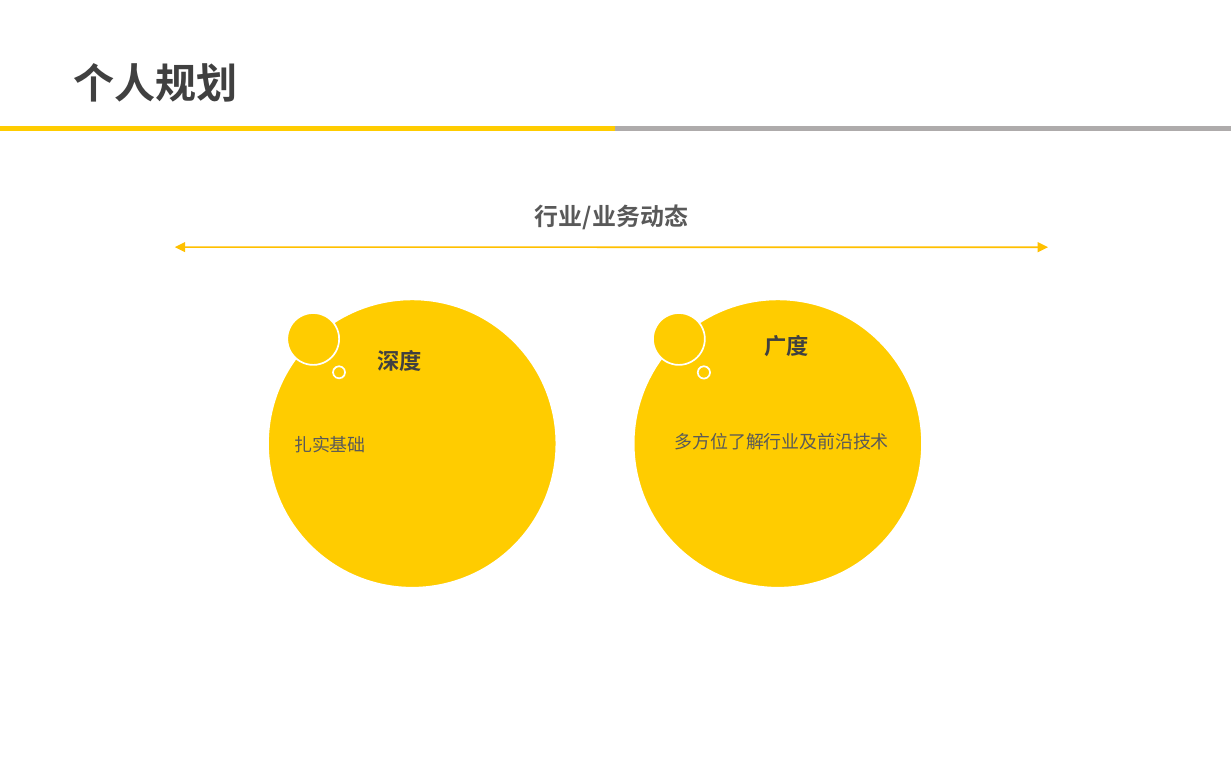
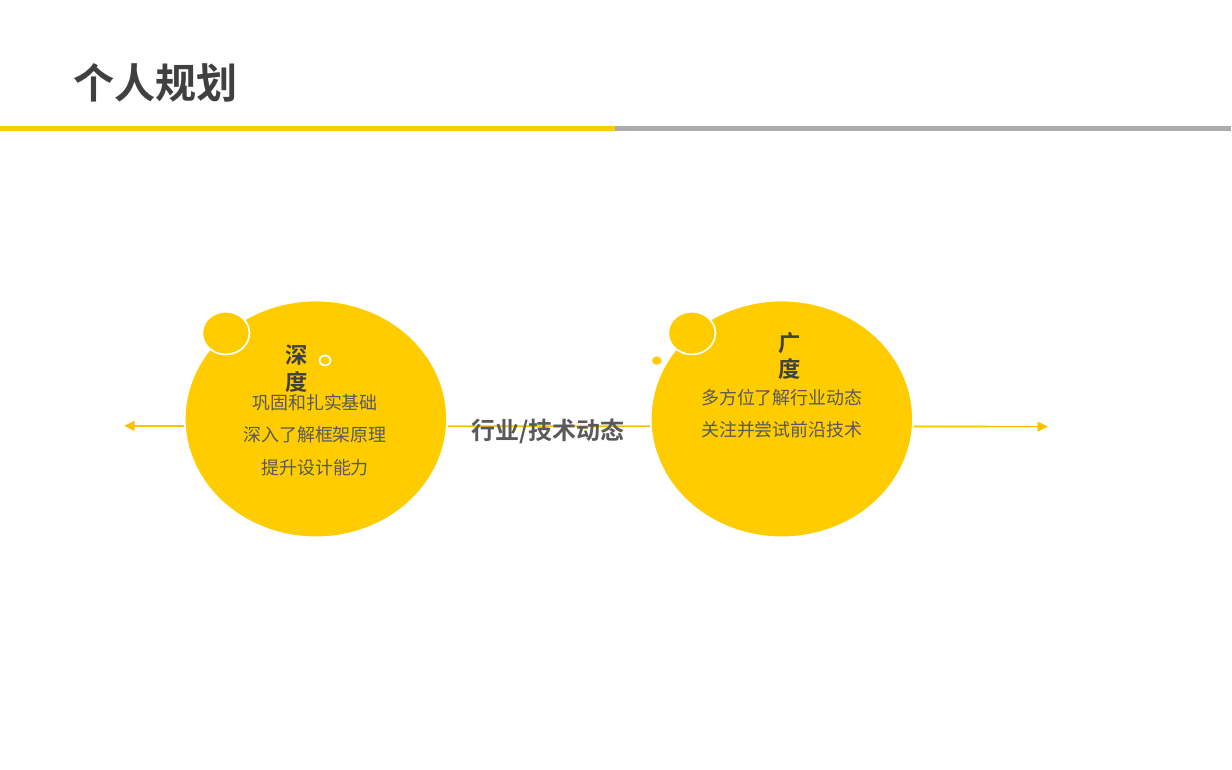
Before and after one commit to yian529/elaine, a slide deck: slide 7 of 申请/马爱莲-广告平台BU-国际业务部-产品技术组-申请职级T5.pptx (slide 6 before the commit). Drawn at 1232x770 pixels with LibreOffice and Linux fonts; fonts in the diff are those of the drawing; background and template pictures are left out. Boxes give left, top, right and bottom in pixels: in the first picture for what was removed or moved away, otherwise in the second. Text is boxed around its words. In the diff, an @@ line names an element or a change of style, - is before the commit and + after.

```diff
--- a/申请/马爱莲-广告平台BU-国际业务部-产品技术组-申请职级T5.pptx
+++ b/申请/马爱莲-广告平台BU-国际业务部-产品技术组-申请职级T5.pptx
@@ ellipse: place and size @@
-ellipse at [269, 299, 557, 588]
+ellipse at [184, 301, 447, 538]
@@ ellipse: place and size @@
-ellipse at [287, 313, 339, 365]
+ellipse at [203, 311, 249, 354]
@@ ellipse: place and size @@
-ellipse at [633, 299, 922, 588]
+ellipse at [650, 301, 912, 538]
@@ ellipse: place and size @@
-ellipse at [653, 313, 705, 365]
+ellipse at [668, 311, 715, 354]
@@ text "广度" rewrapped from [765, 335, 809, 356] to [779, 332, 801, 379] @@
@@ text "深度" rewrapped from [377, 350, 421, 371] to [285, 344, 307, 395] @@
@@ ellipse: place and size @@
-ellipse at [333, 366, 345, 378]
+ellipse at [320, 355, 331, 365]
@@ ellipse: place and size @@
-ellipse at [697, 366, 710, 378]
+ellipse at [651, 355, 662, 365]
@@ text at [701, 389, 862, 438]: text changed @@
-多方位了解行业及前沿技术
+多方位了解行业动态
+关注并尝试前沿技术
@@ text at [244, 391, 387, 476]: text changed @@
-扎实基础
+巩固和扎实基础
+深入了解框架原理
+提升设计能力
@@ text at [471, 418, 624, 444]: text changed @@
-行业/业务动态
+行业/技术动态
@@ double arrow moved from (175, 248) - (1048, 248) to (124, 426) - (1048, 426) @@
```
Also in this commit, not shown: 6 other slides changed, 1 slide added, 2 other files.
